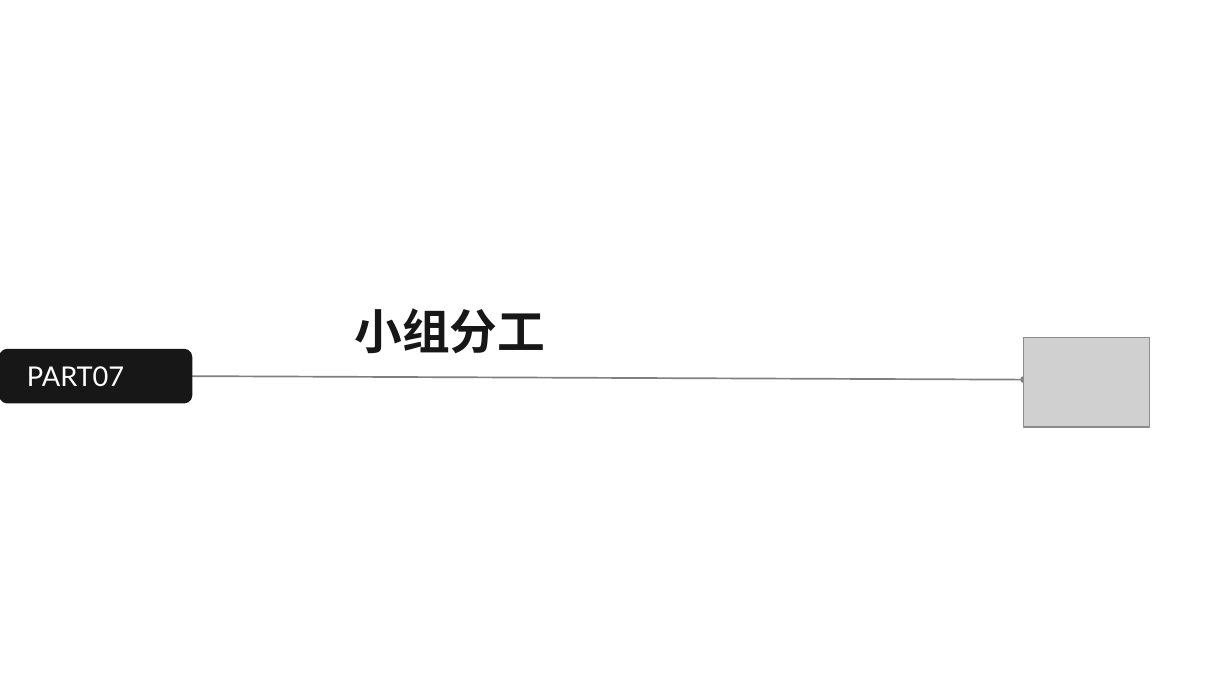
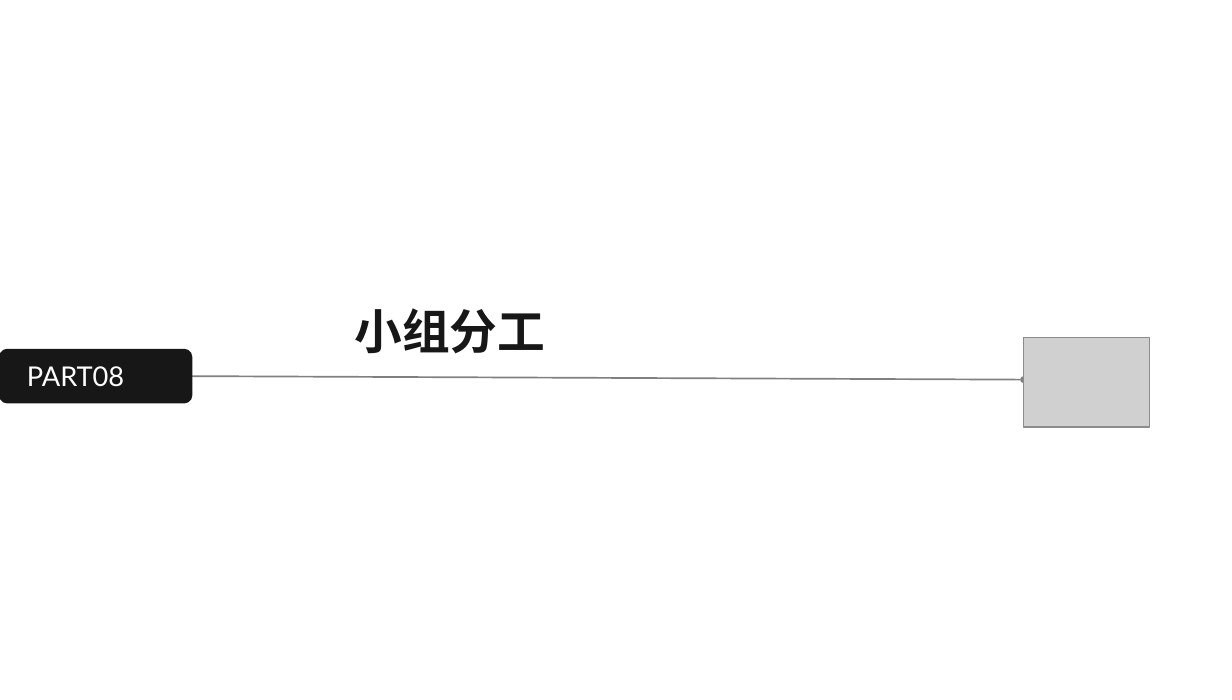
Before and after one commit to SixteenTime/SEProject-Flower, a slide deck: slide 23 of documents/work/project_plan/SE2020-G05-项目计划0.2.pptx (slide 17 before the commit). Drawn at 1232x700 pixels with LibreOffice and Linux fonts; fonts in the diff are those of the drawing; grey boxes stand for pictures. Boxes give left, top, right and bottom in pixels: in the first picture for what was removed or moved away, otherwise in the second. Text is boxed around its words. In the diff, an @@ line names an element or a change of style, - is before the commit and + after.

```diff
--- a/documents/work/project_plan/SE2020-G05-项目计划0.2.pptx
+++ b/documents/work/project_plan/SE2020-G05-项目计划0.2.pptx
@@ text at <box>27,366,124,387</box>: text changed @@
-PART07
+PART08
```
Also in this commit, not shown: 17 other slides changed, 6 slides added, 4 other files.
